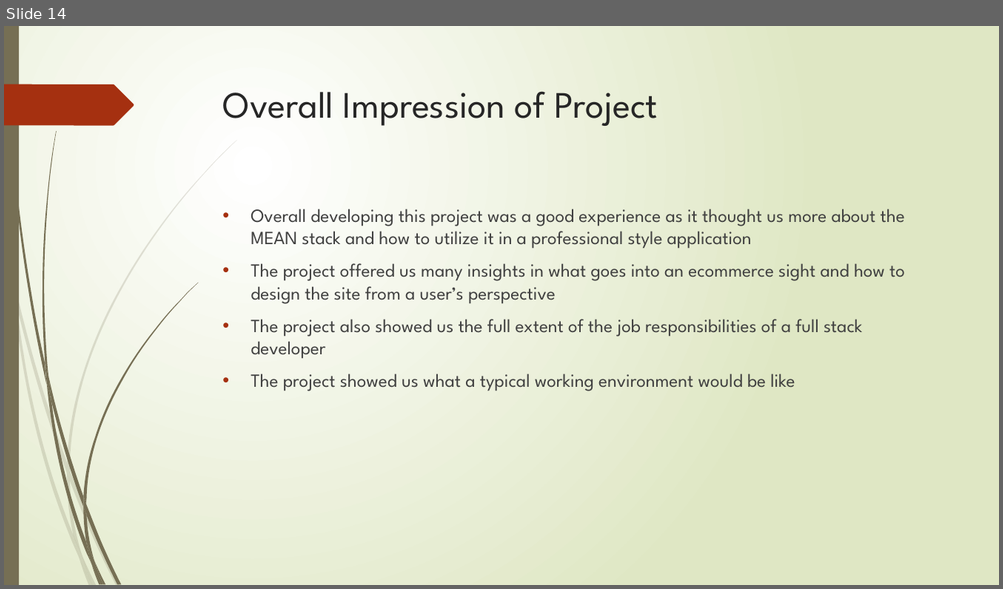
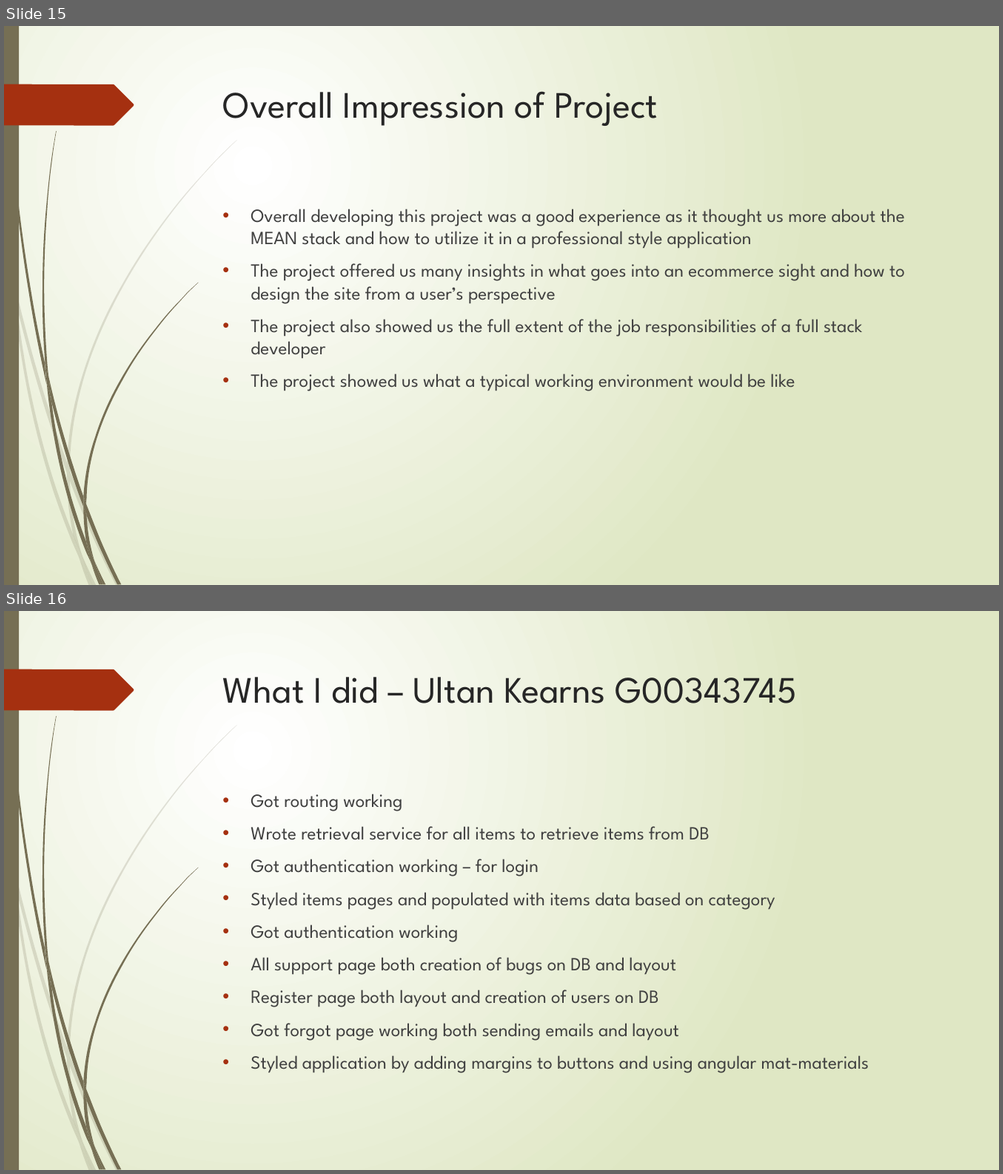
Before and after one commit to Ultan-Kearns/eCommerceApp, a slide deck: Presentation IT Professional.pptx. Shown one above the other, each under a label of ours: slide 14 before the commit, slides 15 and 16 after it. The pictures are 1003x589 and 1003x1174 pixels, drawn with LibreOffice and Linux fonts; fonts in the diff are those of the drawing. Boxes give left, top, right and bottom in pixels: in the first picture for what was removed or moved away, otherwise in the second. Text is boxed around its words. In the diff, an @@ line names an element or a change of style, - is before the commit and + after.

```diff
--- a/Presentation IT Professional.pptx
+++ b/Presentation IT Professional.pptx
@@ slide 16 added at (4,611,999,1170), background gradient #FFFFFF to #DFE8C4; not listed: 24 template elements that a slide beside it also shows @@
@@ title added at (223,677,797,703), 36 pt, text #262626 @@
+What I did – Ultan Kearns G00343745
@@ text added at (250,794,869,1073), 18 pt, text #404040 @@
+• Got routing working
+• Wrote retrieval service for all items to retrieve items from DB
+• Got authentication working – for login
+• Styled items pages and populated with items data based on category
+• Got authentication working
+• All support page both creation of bugs on DB and layout
+• Register page both layout and creation of users on DB
+• Got forgot page working both sending emails and layout
+• Styled application by adding margins to buttons and using angular mat-materials
@@ what was slide 14 is now slide 15 @@
```
Also in this commit, not shown: 3 slides changed, 4 other slides added.
